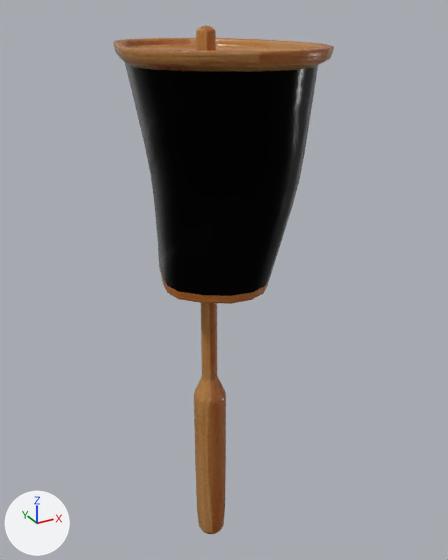
Renders of the glTF model src/worlds/Meeting_Place/assets/models/objects/artobjects/instrument-horn-rattle/intrument-horn-rattle.glb from each side of a commit.
The view is the same before and after, from a 50 mm camera at (-0.655, -1.261, 0.744) aimed at (0.051, 0.023, 0.102). Every picture has the same lights, and +X, +Y and +Z are marked at lower left. Where no turn or scale is listed for an object, it has been applied to the vertices.

Names of what the first picture shows: 'instrument_horn_rattle.001', 'instrument_horn_rattle.002'.
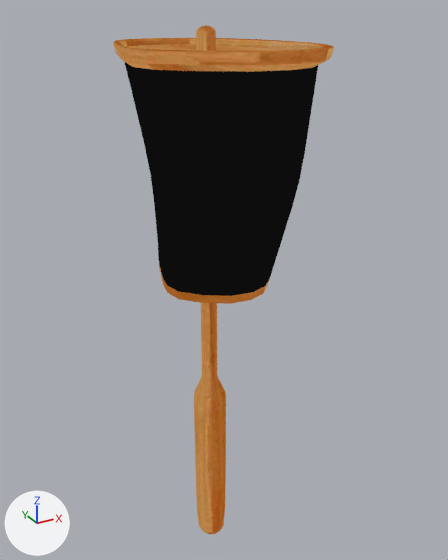
The change, as a diff of the scene's bpy script:
```diff
--- a/src/worlds/Meeting_Place/assets/models/objects/artobjects/instrument-horn-rattle/intrument-horn-rattle.glb.py
+++ b/src/worlds/Meeting_Place/assets/models/objects/artobjects/instrument-horn-rattle/intrument-horn-rattle.glb.py
@@ img_horn_rattle_basecolor_jpg @@
+img_horn_rattle_basecolor_jpg = load_image('horn-rattle_baseColor.jpg', '_unpacked/horn-rattle_baseColor.jpg', 1024, 1024, 'sRGB')
@@ img_horn_rattle_wood_basecolor_jpg @@
+img_horn_rattle_wood_basecolor_jpg = load_image('horn-rattle-wood_baseColor.jpg', '_unpacked/horn-rattle-wood_baseColor.jpg', 1024, 1024, 'sRGB')
@@ mat_horn_rattle_wood @@
 mat_horn_rattle_wood = bpy.data.materials.new('horn-rattle-wood')
-# nodes: BsdfPrincipled, NormalMap, OutputMaterial, SeparateColor, TexImage x3
-# uses the picture img_image_3
-# uses the picture img_image_4
-# uses the picture img_image_5
+# nodes: BsdfTransparent, Emission, LightPath, MixShader, OutputMaterial, TexImage
+# uses the picture img_horn_rattle_wood_basecolor_jpg
@@ mat_horn_rattle @@
 mat_horn_rattle = bpy.data.materials.new('horn-rattle')
-# nodes: BsdfPrincipled, NormalMap, OutputMaterial, SeparateColor, TexImage x3
-# uses the picture img_image_0
-# uses the picture img_image_1
-# uses the picture img_image_2
+# nodes: BsdfTransparent, Emission, LightPath, MixShader, OutputMaterial, TexImage
+# uses the picture img_horn_rattle_basecolor_jpg
```

Location of each change, [x1, y1, x2, y2] in pixels of the pictures (448 x 560 px):
'instrument_horn_rattle.002', surface changed (grey to black)
    both: [125, 62, 318, 296]
'instrument_horn_rattle.001', surface changed (brown to orange)
    both: [113, 25, 334, 534]
